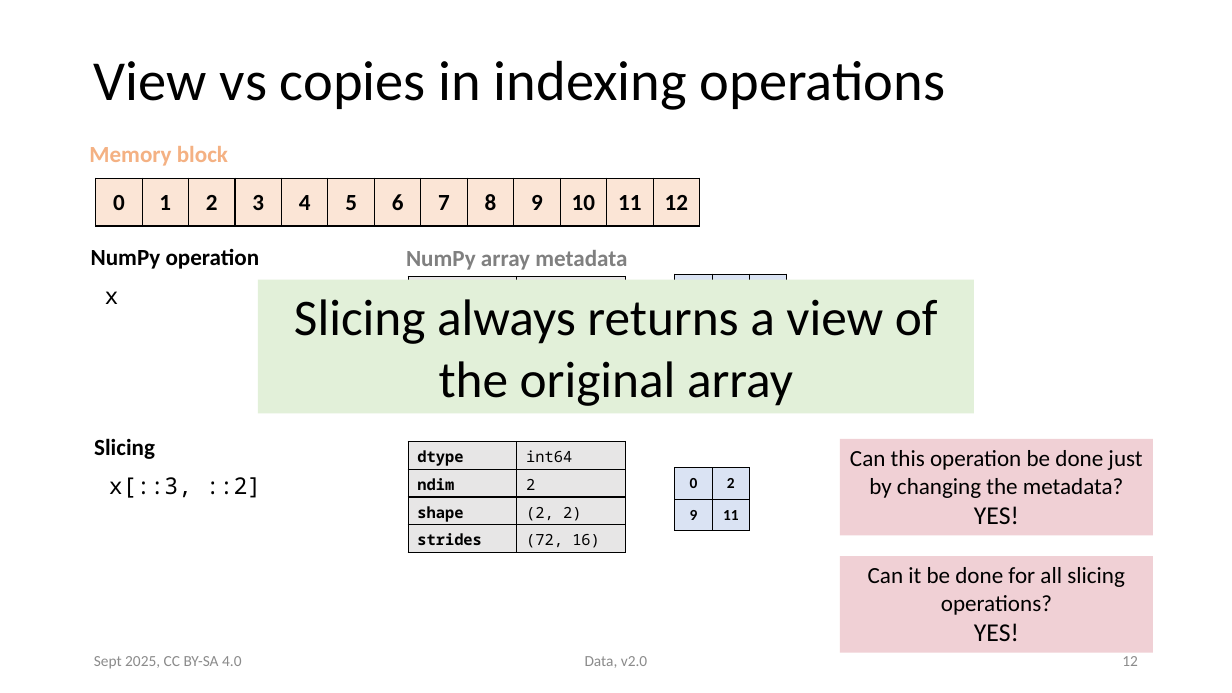
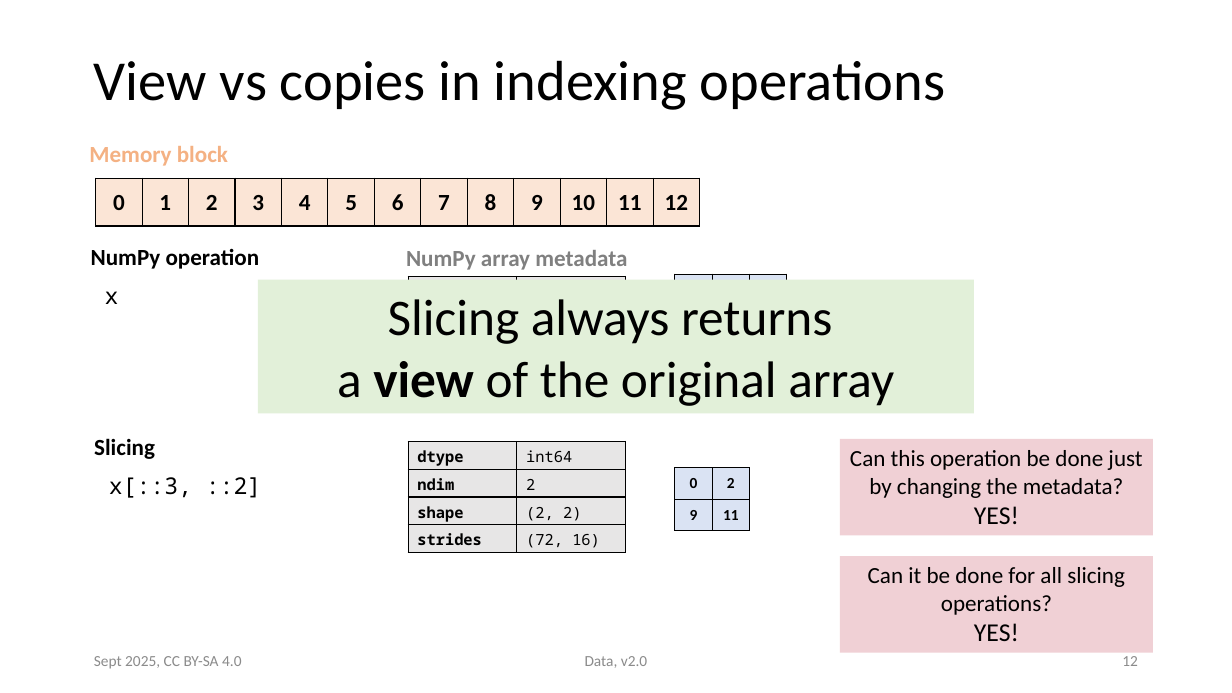
Before and after one commit to victoris93/data_class, a slide deck: slide 12 of numpy.pptx. Drawn at 1232x693 pixels with LibreOffice and Linux fonts; fonts in the diff are those of the drawing. Boxes give left, top, right and bottom in pixels: in the first picture for what was removed or moved away, otherwise in the second. Text is boxed around its words. In the diff, an @@ line names an element or a change of style, - is before the commit and + after.

```diff
--- a/numpy.pptx
+++ b/numpy.pptx
@@ rectangle "Slicing always returns a view ..." at [258,280,974,414]: bold on in "view" @@
```
Also in this commit, not shown: 4 other slides changed, 3 slides added, 2 other files.
